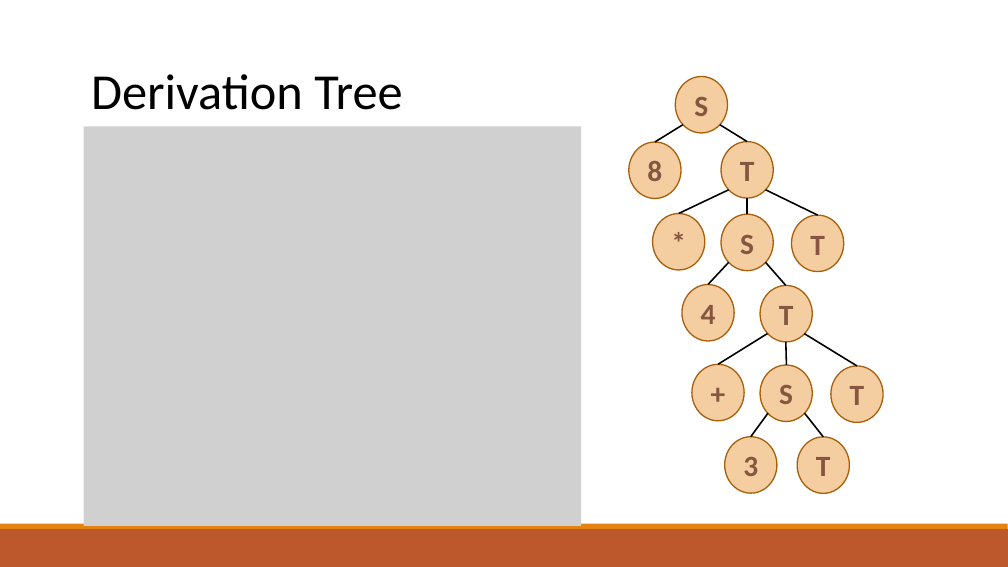
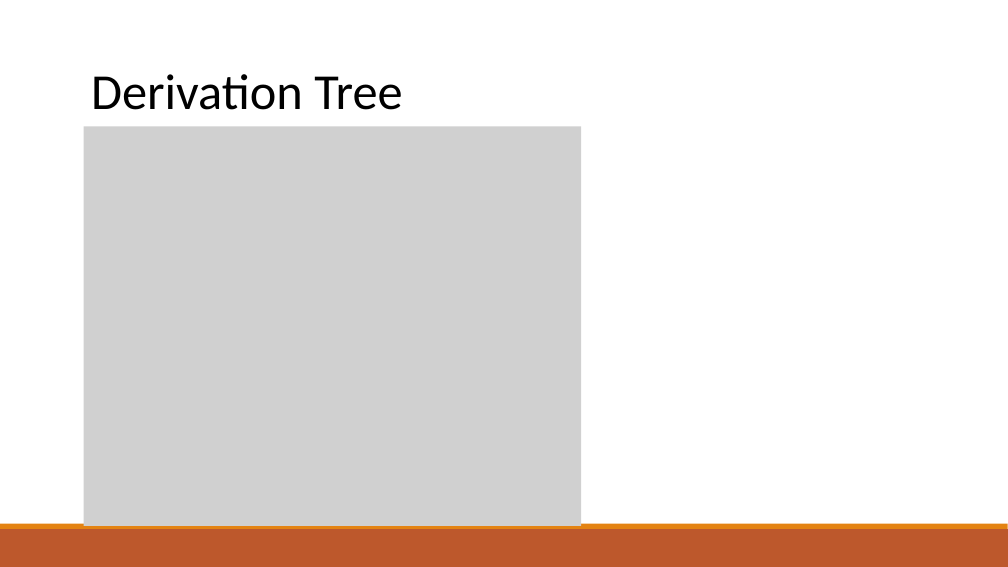
Before and after one commit to raghadzeidan/COMPILATION_TAU_FOR_STUDENTS, a slide deck: slide 49 of new_slides/top_down_parsing.pptx. Drawn at 1008x567 pixels with LibreOffice and Linux fonts; fonts in the diff are those of the drawing; grey boxes stand for pictures. Boxes give left, top, right and bottom in pixels: in the first picture for what was removed or moved away, otherwise in the second. Text is boxed around its words. In the diff, an @@ line names an element or a change of style, - is before the commit and + after.

Commit message:
updating slides

```diff
--- a/new_slides/top_down_parsing.pptx
+++ b/new_slides/top_down_parsing.pptx
@@ ellipse removed at [675,76,727,133] @@
-S
@@ ellipse removed at [629,142,681,199] @@
-8
@@ line removed from (683, 125) to (655, 142) @@
@@ line removed from (720, 125) to (747, 141) @@
@@ ellipse removed at [721,141,774,198] @@
-T
@@ line removed from (729, 190) to (679, 213) @@
@@ line removed from (747, 198) to (747, 214) @@
@@ line removed from (766, 190) to (818, 216) @@
@@ ellipse removed at [653,213,705,270] @@
-*
@@ ellipse removed at [721,214,774,271] @@
-S
@@ ellipse removed at [792,216,844,272] @@
-T
@@ line removed from (729, 262) to (709, 284) @@
@@ line removed from (766, 262) to (786, 286) @@
@@ ellipse removed at [682,284,734,341] @@
-4
@@ ellipse removed at [760,286,812,343] @@
-T
@@ line removed from (768, 333) to (718, 364) @@
@@ line removed from (786, 342) to (786, 365) @@
@@ line removed from (805, 333) to (858, 366) @@
@@ ellipse removed at [692,364,744,421] @@
-+
@@ ellipse removed at [760,365,812,422] @@
-S
@@ ellipse removed at [831,366,883,423] @@
-T
@@ line removed from (768, 414) to (751, 437) @@
@@ line removed from (805, 414) to (823, 437) @@
@@ ellipse removed at [725,437,777,494] @@
-3
@@ ellipse removed at [797,437,849,494] @@
-T
```
Also in this commit, not shown: 8 other slides changed, 1 other file.
